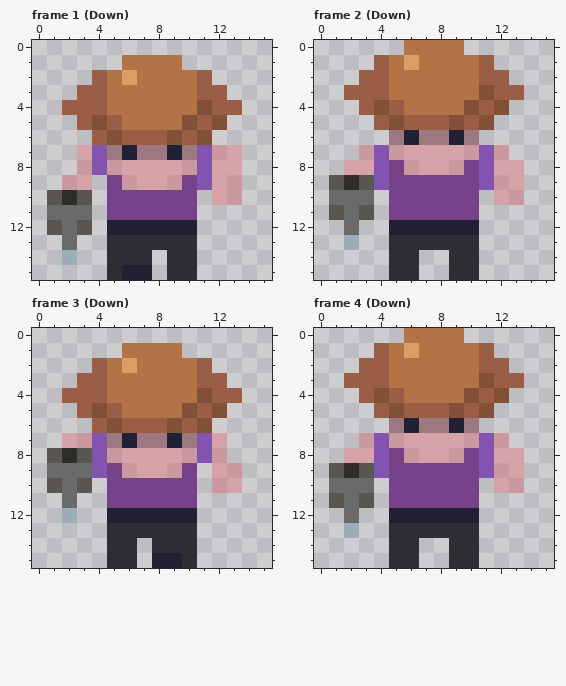
File history of a pixel-art file, assets/sprites/farmer.aseprite. The picture above is the old version.
16x16 pixels, 16 frames. Shown: frame 1 (Down), frame 2 (Down), frame 3 (Down), frame 4 (Down). The commit also changed other frames, which this record leaves out.
And afterwards:
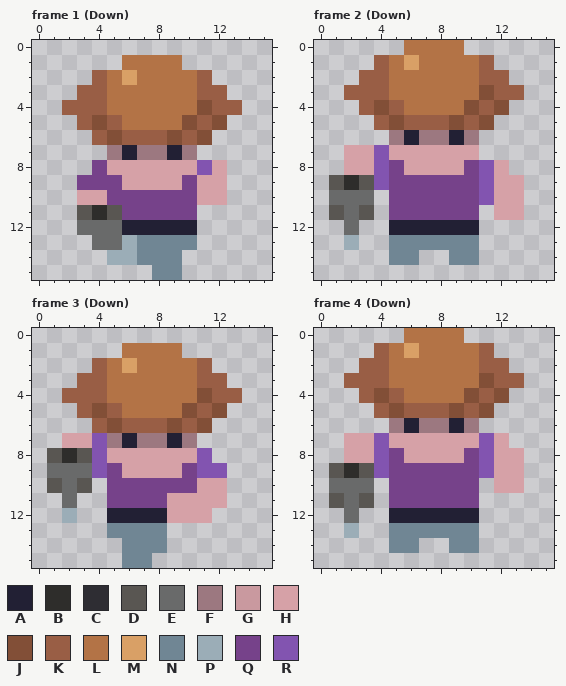
Palette (. is transparent): A #222034  B #2e2d2b  C #2e2d33  D #595652  E #696a6a  F #9c7880  G #c9999f  H #d6a1a7  J #824f37  K #995e45  L #b37346  M #d9a066  N #708694  P #9badb7  Q #76428a  R #8254b0
What changed:
Frame 1 (Down), layers "WCfg", "Man":
y 7: x 3..4 HR -> ..; x 11..13 RGH -> ...
y 8: x 3..5 GRG -> .QH; x 10 G -> H; x 13 H -> .
y 9: x 2..4 GH. -> .QQ; x 6 G -> H; x 9 G -> H; x 11 R -> H; x 13 G -> .
y 10: x 1..4 DBD. -> ..HH; x 11 . -> H; x 13 G -> .
y 11: x 1..5 EEE.Q -> ..DBD
y 12: x 1..5 DED.A -> ..EEE
y 13: x 2 E -> .; x 4..10 .CCCCCC -> EEPNNNN
y 14: x 2 P -> .; x 5..10 CCC.CC -> PPNNN.
y 15: x 5..10 CAA.CC -> ...NN.
Frame 2 (Down), layers "WCfg", "Man":
y 7: x 2..3 .G -> HH; x 5 G -> H; x 10..12 GRG -> H..
y 8: x 6 G -> H; x 9 G -> H; x 13 H -> .
y 9: x 12 G -> H
y 10: x 11 . -> R; x 13 G -> H
y 11: x 12..13 .. -> HH
y 13: x 5..10 CCCCCC -> NNNNNN
y 14: x 5..6 CC -> NN; x 9..10 CC -> NN
y 15: x 5..6 CC -> ..; x 9..10 CC -> ..
Frame 3 (Down), layers "WCfg", "Man":
y 7: x 3 G -> H; x 11..12 RH -> ..
y 8: x 5 G -> H; x 10 G -> H; x 12 G -> .
y 9: x 6 G -> H; x 9 G -> H; x 11..13 .HG -> RR.
y 10: x 11..13 .GH -> HH.
y 11: x 9..12 QQ.. -> HHHH
y 12: x 9..11 AA. -> HHH
y 13: x 5..10 CCCCCC -> NNNN..
y 14: x 5..10 CC.CCC -> .NNN..
y 15: x 5..10 CC.AAC -> .NN...
Frame 4 (Down), layers "WCfg", "Man":
y 7: x 2..3 .G -> HH; x 5 G -> H; x 10 G -> H; x 12 G -> H
y 8: x 6 G -> H; x 9 G -> H
y 9: x 12 G -> H
y 10: x 13 G -> H
y 13: x 5..10 CCCCCC -> NNNNNN
y 14: x 5..6 CC -> NN; x 9..10 CC -> NN
y 15: x 5..6 CC -> ..; x 9..10 CC -> ..
